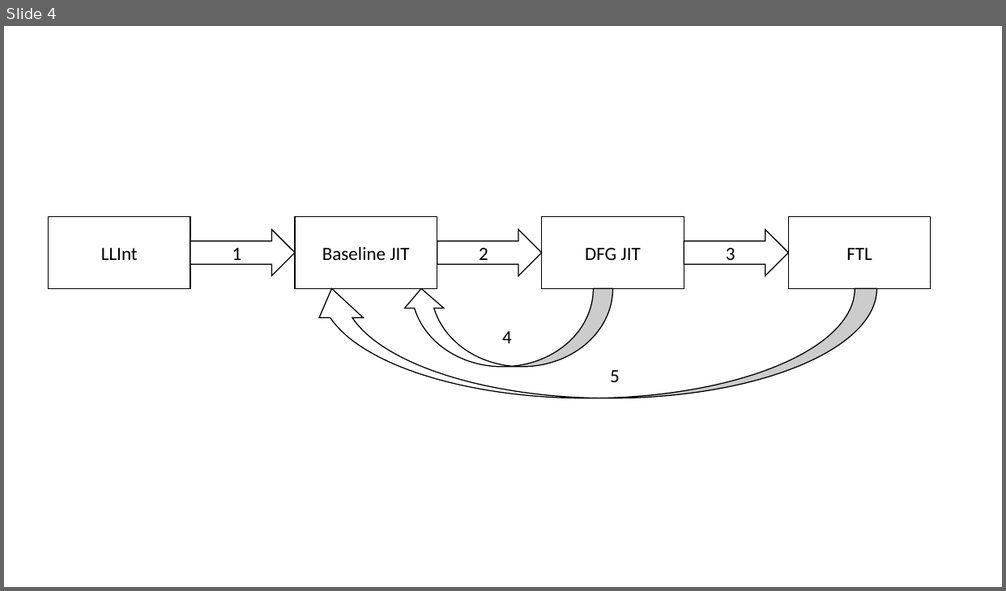
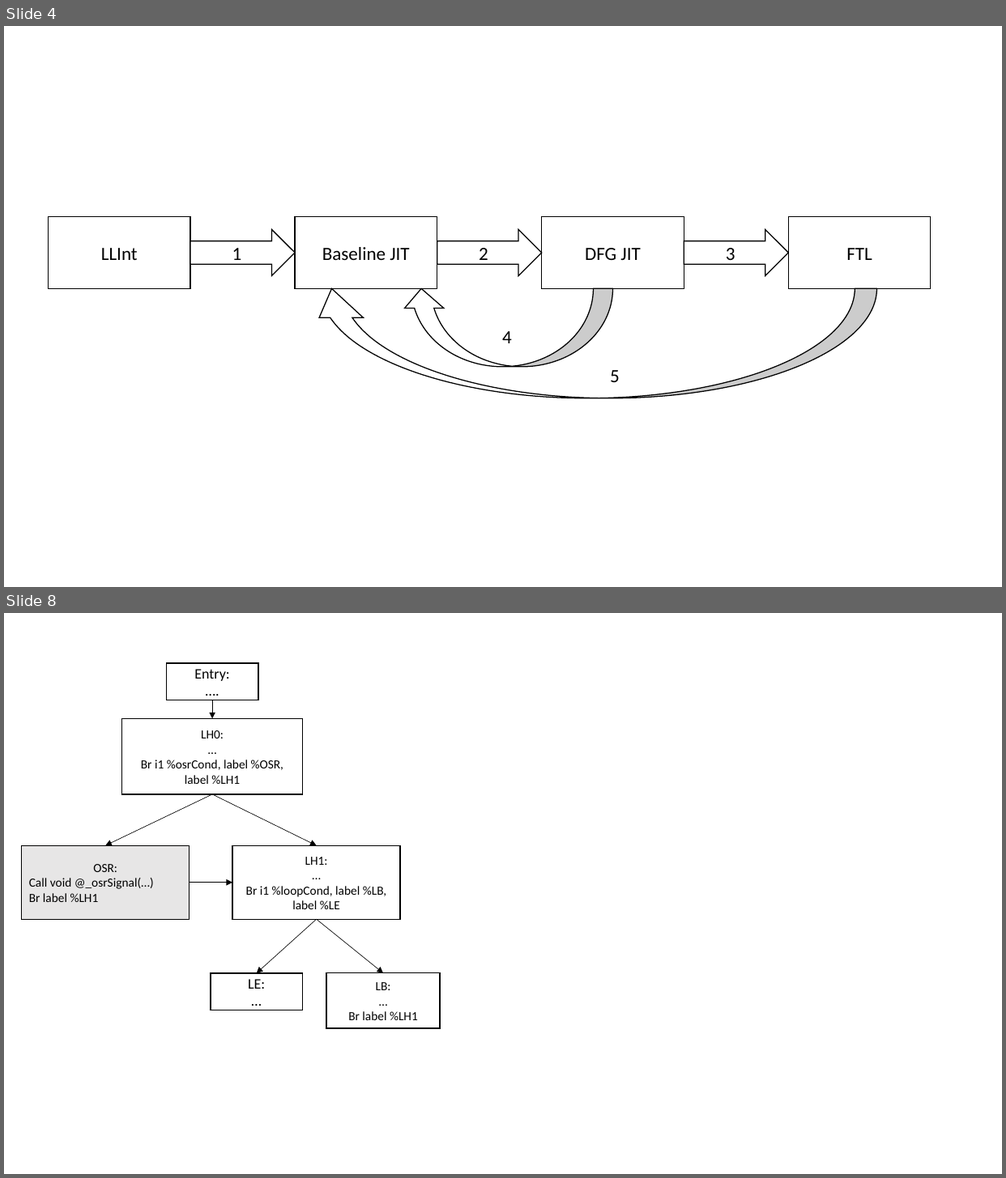
Before and after one commit to aghosn/master-thesis, a slide deck: MasterThesis/Figures/holzle.pptx. Shown one above the other, each under a label of ours: slide 4 before the commit, slides 4 and 8 after it; the slides between them are not shown. The pictures are 1006x591 and 1006x1178 pixels, drawn with LibreOffice and Linux fonts; fonts in the diff are those of the drawing. Boxes give left, top, right and bottom in pixels: in the first picture for what was removed or moved away, otherwise in the second. Text is boxed around its words. In the diff, an @@ line names an element or a change of style, - is before the commit and + after.

```diff
--- a/MasterThesis/Figures/holzle.pptx
+++ b/MasterThesis/Figures/holzle.pptx
@@ slide 8 added at (x1=4, y1=613, x2=1002, y2=1174), background #FFFFFF @@
@@ rectangle added at (x1=167, y1=663, x2=258, y2=700), fill #FFFFFF, outline #000000 1 pt, 14 pt, text #000000 @@
+Entry:
+….
@@ arrow added from (212, 700) to (212, 718), #000000 0.5 pt @@
@@ rectangle added at (x1=122, y1=718, x2=303, y2=794), fill #FFFFFF, outline #000000 1 pt, 12 pt, text #000000 @@
+LH0:
+…
+Br i1 %osrCond, label %OSR, label %LH1
@@ arrow added from (212, 794) to (106, 845), #000000 0.5 pt @@
@@ arrow added from (212, 794) to (316, 845), #000000 0.5 pt @@
@@ rectangle added at (x1=21, y1=845, x2=189, y2=919), fill #E7E6E6, outline #000000 1 pt, 12 pt, text #000000 @@
+OSR:
+Call void @_osrSignal(…)
+Br label %LH1
@@ rectangle added at (x1=232, y1=845, x2=400, y2=919), fill #FFFFFF, outline #000000 1 pt, 12 pt, text #000000 @@
+LH1:
+…
+Br i1 %loopCond, label %LB, label %LE
@@ arrow added from (189, 883) to (232, 883), #000000 0.5 pt @@
@@ arrow added from (316, 919) to (256, 973), #000000 0.5 pt @@
@@ arrow added from (316, 919) to (384, 973), #000000 0.5 pt @@
@@ rectangle added at (x1=211, y1=973, x2=303, y2=1010), fill #FFFFFF, outline #000000 1 pt, 14 pt, text #000000 @@
+LE:
+…
@@ rectangle added at (x1=326, y1=973, x2=441, y2=1029), fill #FFFFFF, outline #000000 1 pt, 12 pt, text #000000 @@
+LB:
+…
+Br label %LH1
```
Also in this commit, not shown: 4 other slides added, 14 other files.
